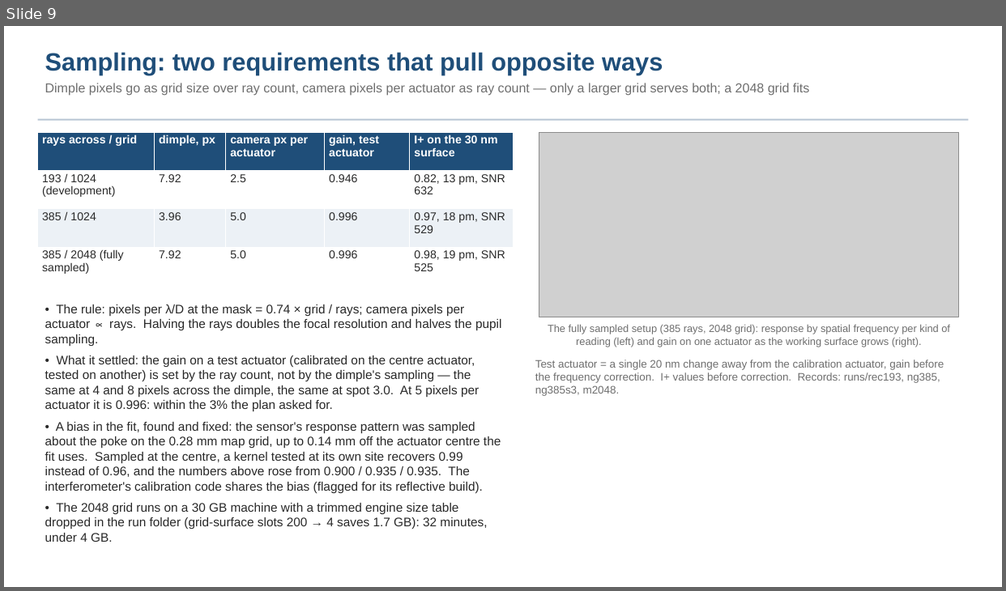
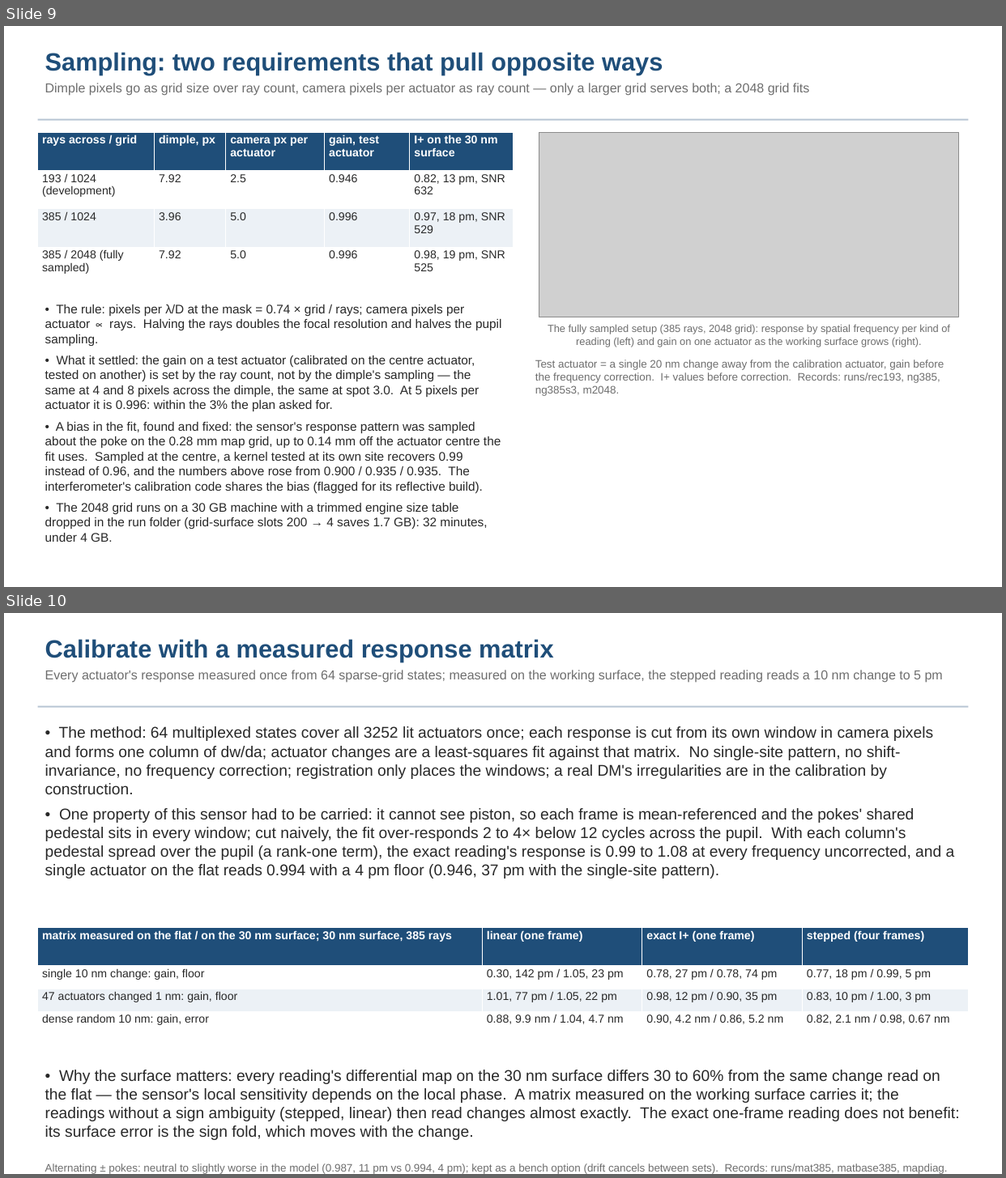
Before and after one commit to nasa-jpl/macos, a slide deck: demo_session/deck_zwfs.pptx. Shown one above the other, each under a label of ours: slide 9 before the commit, slides 9 and 10 after it. The pictures are 1006x591 and 1006x1178 pixels, drawn with LibreOffice and Linux fonts; fonts in the diff are those of the drawing; grey boxes stand for pictures. Boxes give left, top, right and bottom in pixels: in the first picture for what was removed or moved away, otherwise in the second. Text is boxed around its words. In the diff, an @@ line names an element or a change of style, - is before the commit and + after.

Commit message:
ZWFS S10 record + deck fold 3d (the measured-response-matrix calibration; matrix on the working surface -> 5 pm); slice (resources 8181893)

```diff
--- a/demo_session/deck_zwfs.pptx
+++ b/demo_session/deck_zwfs.pptx
@@ slide 10 added at (x1=4, y1=613, x2=1002, y2=1174), background #FFFFFF @@
@@ text added at (x1=45, y1=639, x2=943, y2=683), 12.5 pt, text #6E6E6E @@
+Calibrate with a measured response matrix
+Every actuator's response measured once from 64 sparse-grid states; measured on the working surface, the stepped reading reads a 10 nm change to 5 pm
@@ rectangle added at (x1=38, y1=706, x2=968, y2=707), fill #B8C6D4 @@
@@ text added at (x1=45, y1=726, x2=955, y2=879), 15 pt, text #282828 @@
+• The method: 64 multiplexed states cover all 3252 lit actuators once; each response is cut from its own window in camera pixels and forms one column of dw/da; actuator changes are a least-squares fit against that matrix. No single-site pattern, no shift-invariance, no frequency correction; registration only places the windows; a real DM's irregularities are in the calibration by construction.
+• One property of this sensor had to be carried: it cannot see piston, so each frame is mean-referenced and the pokes' shared pedestal sits in every window; cut naively, the fit over-responds 2 to 4× below 12 cycles across the pupil. With each column's pedestal spread over the pupil (a rank-one term), the exact reading's response is 0.99 to 1.08 at every frequency uncorrected, and a single actuator on the flat reads 0.994 with a 4 pm floor (0.946, 37 pm with the single-site pattern).
@@ table added at (x1=38, y1=927, x2=969, y2=1050), 4 rows, 4 columns @@
+matrix measured on the flat / on the 30 nm surface; 30 nm surface, 385 rays | linear (one frame) | exact I+ (one frame) | stepped (four frames)
+single 10 nm change: gain, floor | 0.30, 142 pm / 1.05, 23 pm | 0.78, 27 pm / 0.78, 74 pm | 0.77, 18 pm / 0.99, 5 pm
+47 actuators changed 1 nm: gain, floor | 1.01, 77 pm / 1.05, 22 pm | 0.98, 12 pm / 0.90, 35 pm | 0.83, 10 pm / 1.00, 3 pm
+dense random 10 nm: gain, error | 0.88, 9.9 nm / 1.04, 4.7 nm | 0.90, 4.2 nm / 0.86, 5.2 nm | 0.82, 2.1 nm / 0.98, 0.67 nm
@@ text added at (x1=45, y1=1070, x2=960, y2=1140), 15 pt, text #282828 @@
+• Why the surface matters: every reading's differential map on the 30 nm surface differs 30 to 60% from the same change read on the flat — the sensor's local sensitivity depends on the local phase. A matrix measured on the working surface carries it; the readings without a sign ambiguity (stepped, linear) then read changes almost exactly. The exact one-frame reading does not benefit: its surface error is the sign fold, which moves with the change.
@@ text added at (x1=45, y1=1164, x2=948, y2=1174), 10.5 pt, text #6E6E6E @@
+Alternating ± pokes: neutral to slightly worse in the model (0.987, 11 pm vs 0.994, 4 pm); kept as a bench option (drift cancels between sets). Records: runs/mat385, matbase385, mapdiag.
```
Also in this commit, not shown: 6 slides changed, 5 other files.
